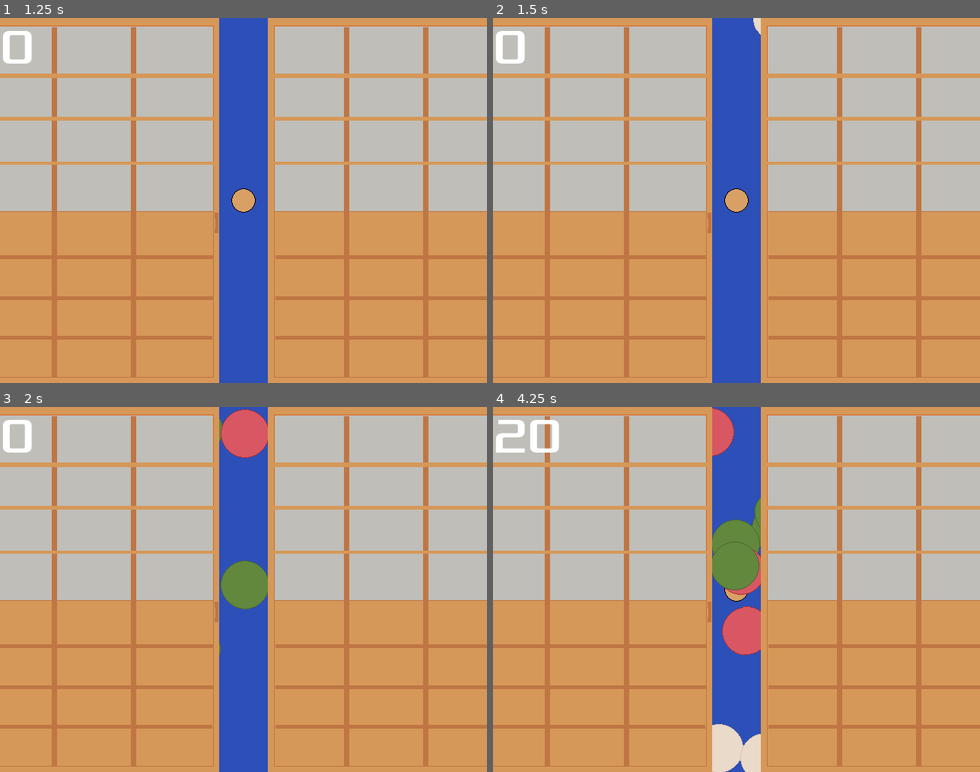
Above: before the commit, frames 1-4 (two rows, left to right).
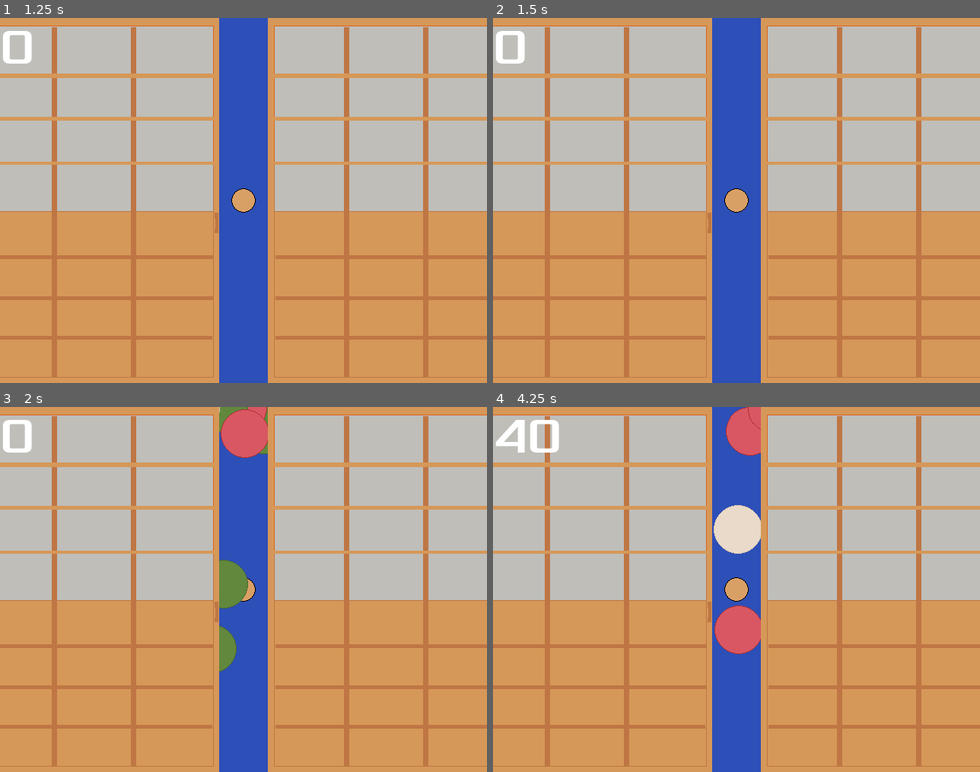
Above: after the commit, the same moments.

Repository: zundouz/ldjam54_odango
Game: Godot game, scene res://main.tscn
Same seed, same stepped clock (60 frames per second), same inputs: the game is played once before the commit and once after it.
Inputs:
- Up to frame 1 (1.25 s): tap Enter at 0.5 s; hold Right (move_right) from 0.53 s (still down)
- Up to frame 2 (1.5 s): tap Space at 1.25 s; release Right (move_right) at 1.28 s; hold Down (move_down) from 1.28 s (still down)
- Up to frame 3 (2 s): keep holding Down (move_down)
- Up to frame 4 (4.25 s): release Down (move_down) at 2.03 s; hold Right (move_right) 2.03-2.78 s; hold Up (move_up) 2.78-3.53 s; hold Left (move_left) from 3.53 s (still down)

Frame 1 is identical in both runs. In frame 2, less than 0.1% of the frame differs, in the area x 53-55%, y 0-5%; in frame 3, 1.3%; in frame 4, 5.0%, in the area x 0-55%, y 0-100%.

Commit message:
feat: 多分スロー演出は上手くいってる

Diff:
--- a/odango.gd
+++ b/odango.gd
@@ -3,6 +3,8 @@
 var Center_X_Pos : float = 320
 var is_shot : bool = false
 var death_hide_counter : int = 0
+
+var is_already_slowed : bool = false
 
 # Called when the node enters the scene tree for the first time.
 func _ready():
@@ -38,12 +40,29 @@
 			# その後、お団子が消える
 			queue_free()
 
-	if transform.get_origin().x < Center_X_Pos + 32 and transform.get_origin().x > Center_X_Pos - 32:
-		pass
-	else:
+	if is_shot == false:
 		if MyGlobal.is_odango_finished == false:
 			# TODO: 当たってない団子をちょっと地味にする演出欲しい
-			pass
+			is_already_slowed = true
+			if linear_velocity.x >= 0:
+				linear_velocity = Vector2(50.0, 0.0)
+			else:
+				linear_velocity = Vector2(-50.0, 0.0)
+
+		else:
+			if transform.get_origin().x < Center_X_Pos + 40 and transform.get_origin().x > Center_X_Pos - 40:
+				# すでにスローになっている団子が真ん中で詰まられると困る
+				if is_already_slowed:
+					if linear_velocity.x >= 0:
+						linear_velocity = Vector2(randf_range(150.0, 300.0), 0.0)
+					else:
+						linear_velocity = Vector2(randf_range(-300.0, -150.0), 0.0)
+			else:
+				if linear_velocity.x >= 0:
+					linear_velocity = Vector2(randf_range(150.0, 300.0), 0.0)
+				else:
+					linear_velocity = Vector2(randf_range(-300.0, -150.0), 0.0)
+
 
 ## 画面外に言ったらfreeして消えてもらう
 #func _on_visible_on_screen_notifier_2d_screen_exited():
